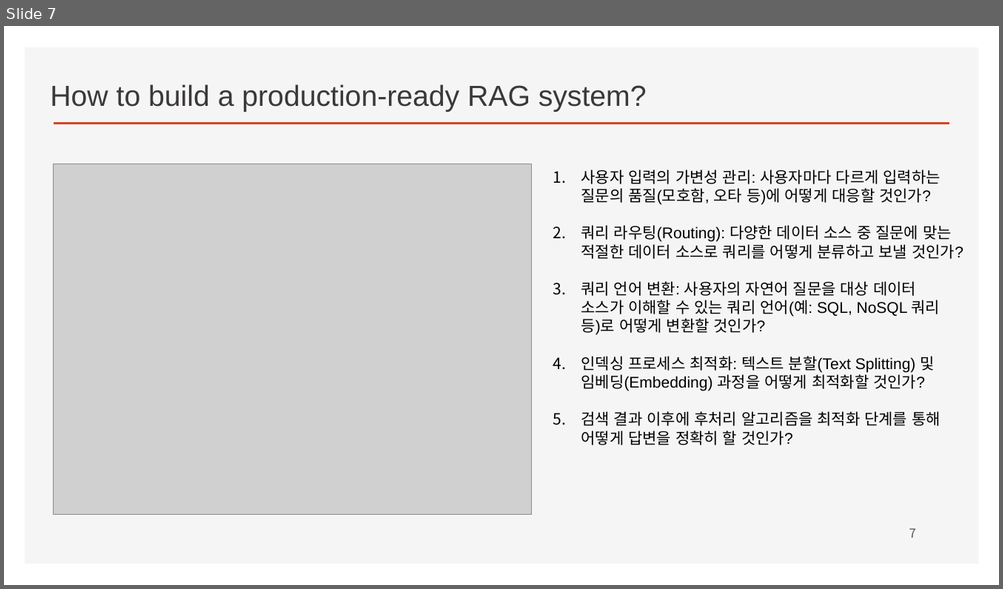
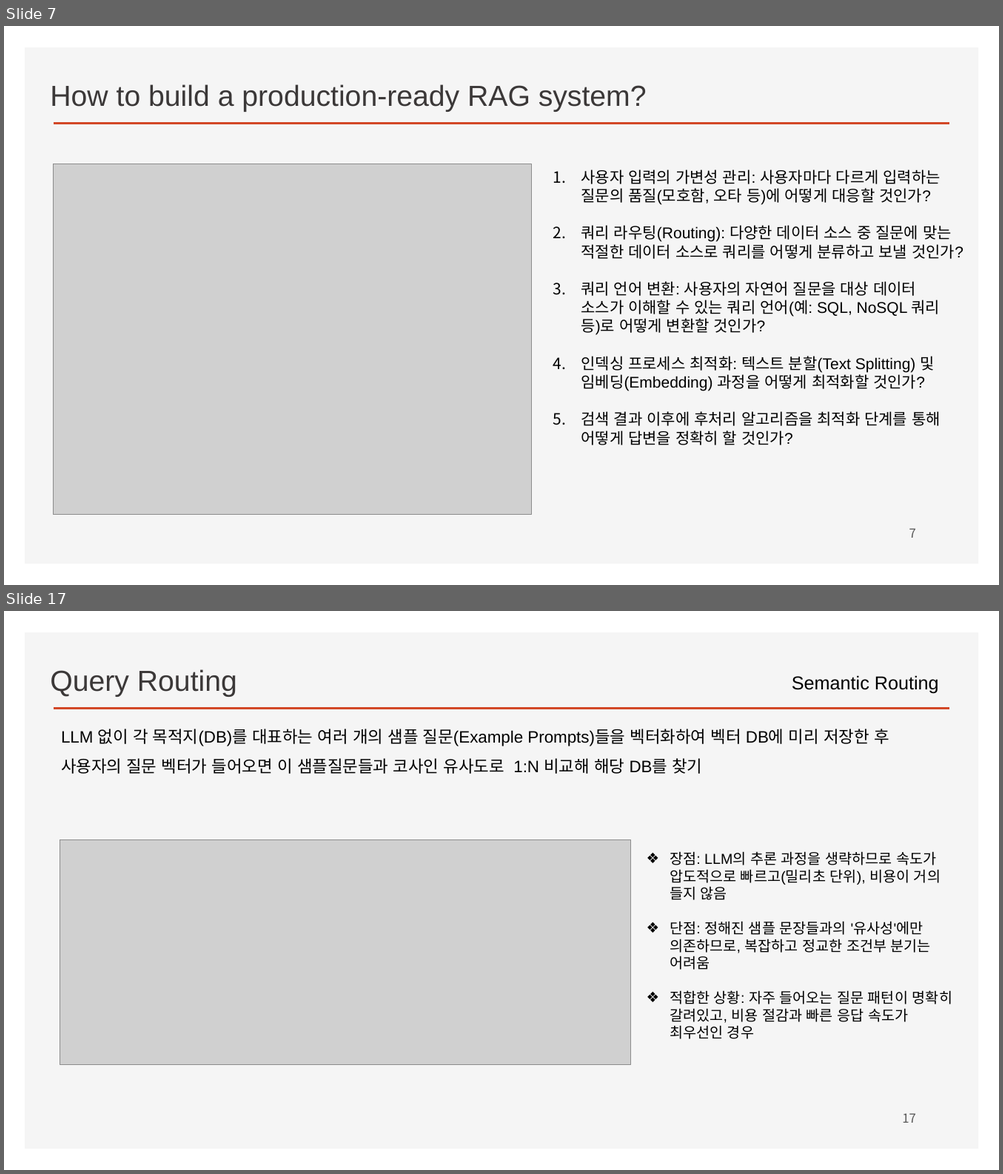
Before and after one commit to ancestor9/2026_Fall_Learning-Langchain-AI-Agent, a slide deck: CHAPTER 3 RAG Part II_Chatting with Your Data.pptx. Shown one above the other, each under a label of ours: slide 7 before the commit, slides 7 and 17 after it; the slides between them are not shown. The pictures are 1003x589 and 1003x1174 pixels, drawn with LibreOffice and Linux fonts; fonts in the diff are those of the drawing; grey boxes stand for pictures; background and template pictures are left out. Boxes give left, top, right and bottom in pixels: in the first picture for what was removed or moved away, otherwise in the second. Text is boxed around its words. In the diff, an @@ line names an element or a change of style, - is before the commit and + after.

```diff
--- a/CHAPTER 3 RAG Part II_Chatting with Your Data.pptx
+++ b/CHAPTER 3 RAG Part II_Chatting with Your Data.pptx
@@ slide 17 added at [4, 611, 999, 1170], background #FFFFFF; not listed: 2 template elements that a slide beside it also shows @@
@@ text added at [50, 669, 237, 697], 28 pt, text #3B3838 @@
+Query Routing
@@ text added at [791, 675, 939, 693], 18 pt, text #000000 @@
+Semantic Routing
@@ text added at [61, 729, 889, 774], 16 pt, text #000000 @@
+LLM 없이 각 목적지(DB)를 대표하는 여러 개의 샘플 질문(Example Prompts)들을 벡터화하여 벡터 DB에 미리 저장한 후 사용자의 질문 벡터가 들어오면 이 샘플질문들과 코사인 유사도로 1:N 비교해 해당 DB를 찾기
@@ picture added at [60, 840, 630, 1065] @@
@@ text added at [669, 851, 952, 1039], 14 pt, text #000000 @@
+❖ 장점: LLM의 추론 과정을 생략하므로 속도가 압도적으로 빠르고(밀리초 단위), 비용이 거의 들지 않음
+❖ 단점: 정해진 샘플 문장들과의 '유사성'에만 의존하므로, 복잡하고 정교한 조건부 분기는 어려움
+❖ 적합한 상황: 자주 들어오는 질문 패턴이 명확히 갈려있고, 비용 절감과 빠른 응답 속도가 최우선인 경우
@@ page number added at [902, 1113, 916, 1123], 12 pt, text #595959 @@
+17
```
Also in this commit, not shown: 3 slides changed, 8 other slides added, 1 slide removed.
